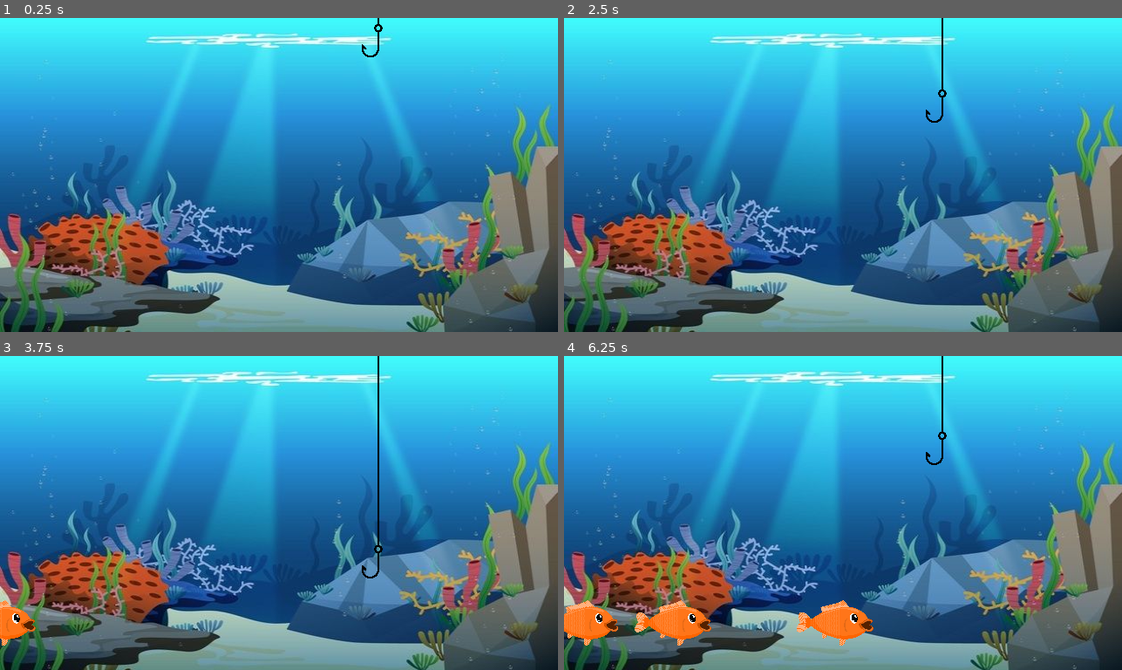
Above: before the commit, frames 1-4 (two rows, left to right).
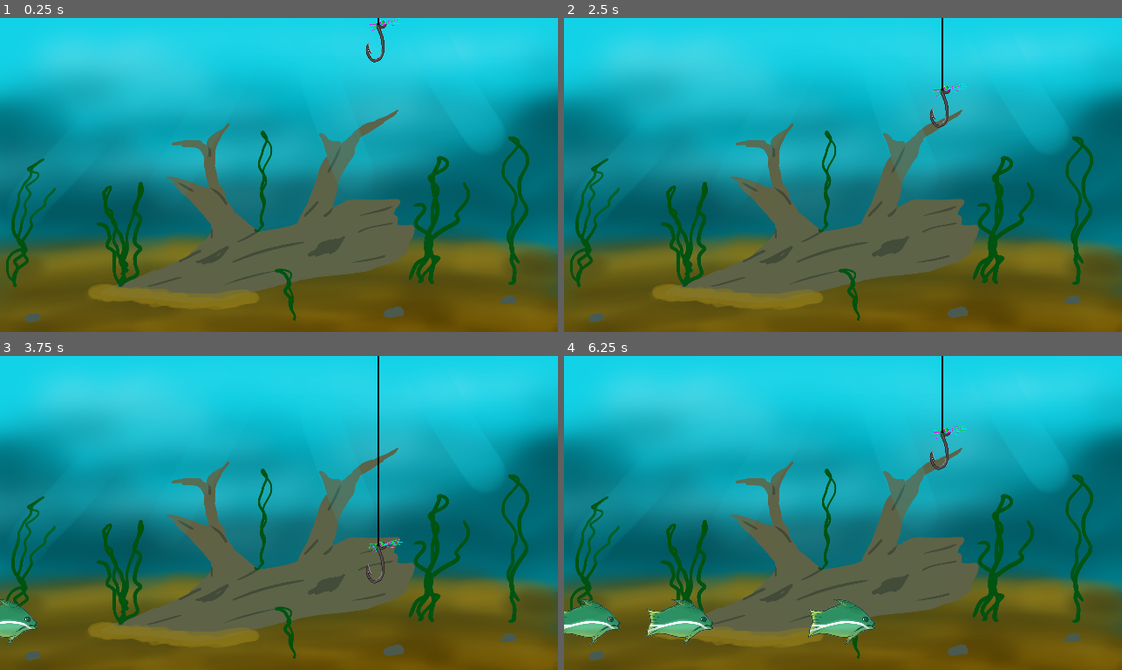
Above: after the commit, the same moments.

Repository: CSI-280-Fish-Game/Fish-Game
Game: Godot game, scene res://Main.tscn
Same seed, same stepped clock (60 frames per second), same inputs: the game is played once before the commit and once after it.
Inputs (mouse positions are in pixels of both pictures, inside the frame that each line leads up to):
- Up to frame 1 (0.25 s): no input
- Up to frame 2 (2.5 s): move the mouse to (965, 159) at 0.52 s; tap Enter at 1.25 s; move the mouse to (731, 190) at 1.27 s; move the mouse to (898, 105) at 2.02 s
- Up to frame 3 (3.75 s): tap Space at 2.75 s; move the mouse to (251, 575) at 2.77 s; move the mouse to (446, 560) at 3.52 s
- Up to frame 4 (6.25 s): move the mouse to (675, 465) at 4.27 s; move the mouse to (870, 513) at 5.02 s; move the mouse to (759, 434) at 5.77 s

The runs differ from the first frame. In frame 1, 88% of the frame differs, in the area x 0-100%, y 0-100%; in frame 2, 88%; in frame 3, 88%; in frame 4, 88%.

Commit message:
Changed art

Diff:
--- a/Fishing Game - Godot/Main.gd
+++ b/Fishing Game - Godot/Main.gd
@@ -27,5 +27,8 @@
 	# Spawn the mob by adding it to the Main scene.
 	add_child(mob)
 
+	# bind the mob signal to the score fucntion
+	# mob.connect("catch", $UserInterface/ScoreLabel, "_fish_caught")
+
 func _on_StartTimer_timeout():
 	$MobTimer.start()
--- a/Fishing Game - Godot/Main.tscn
+++ b/Fishing Game - Godot/Main.tscn
@@ -1,9 +1,10 @@
-[gd_scene load_steps=6 format=2]
+[gd_scene load_steps=7 format=2]
 
 [ext_resource path="res://Player.tscn" type="PackedScene" id=1]
 [ext_resource path="res://Mob.tscn" type="PackedScene" id=2]
 [ext_resource path="res://Main.gd" type="Script" id=3]
-[ext_resource path="res://water_background.jpg" type="Texture" id=4]
+[ext_resource path="res://Art/lake fishing.png" type="Texture" id=4]
+[ext_resource path="res://ScoreLabel.gd" type="Script" id=5]
 
 [sub_resource type="Curve2D" id=1]
 _data = {
@@ -39,5 +40,17 @@
 
 [node name="StartTimer" type="Timer" parent="."]
 
+[node name="UserInterFace" type="Control" parent="."]
+margin_right = 80.0
+margin_bottom = 41.0
+
+[node name="ScoreLabel" type="Label" parent="UserInterFace"]
+margin_left = 22.0
+margin_top = 16.0
+margin_right = 76.0
+margin_bottom = 30.0
+custom_colors/font_color = Color( 0.168627, 0.0156863, 0.0156863, 1 )
+script = ExtResource( 5 )
+
 [connection signal="timeout" from="MobTimer" to="." method="_on_MobTimer_timeout"]
 [connection signal="timeout" from="StartTimer" to="." method="_on_StartTimer_timeout"]
--- a/Fishing Game - Godot/Mob.gd
+++ b/Fishing Game - Godot/Mob.gd
@@ -1,4 +1,8 @@
 extends RigidBody2D
+
+# signal for score
+var score = 0
+# signal
 
 # Called when mob node enters scene for first time.
 func _ready():
@@ -12,4 +16,9 @@
 
 func _caught():
 	print("I've been caught!")  # confirms collision
-	# Increment score in here:
+	_score()
+	# emit_signal("catch")  # increment score
+
+func _score():
+	score += 1
+	print("Score: %s" % score)
--- a/Fishing Game - Godot/Mob.tscn
+++ b/Fishing Game - Godot/Mob.tscn
@@ -1,6 +1,6 @@
 [gd_scene load_steps=5 format=2]
 
-[ext_resource path="res://fish_mob.png" type="Texture" id=1]
+[ext_resource path="res://Art/Round Fish.png" type="Texture" id=1]
 [ext_resource path="res://Mob.gd" type="Script" id=2]
 
 [sub_resource type="SpriteFrames" id=1]
@@ -25,7 +25,8 @@
 }
 
 [node name="AnimatedSprite" type="AnimatedSprite" parent="."]
-scale = Vector2( 0.05, 0.05 )
+position = Vector2( 4, 0 )
+scale = Vector2( 0.2, 0.2 )
 frames = SubResource( 1 )
 flip_h = true
 
--- a/Fishing Game - Godot/Player.tscn
+++ b/Fishing Game - Godot/Player.tscn
@@ -1,6 +1,6 @@
 [gd_scene load_steps=5 format=2]
 
-[ext_resource path="res://fish_hook.png" type="Texture" id=1]
+[ext_resource path="res://Art/fish_hook_1.png" type="Texture" id=1]
 [ext_resource path="res://Player.gd" type="Script" id=2]
 
 [sub_resource type="SpriteFrames" id=1]
@@ -24,9 +24,9 @@
 }
 
 [node name="AnimatedSprite" type="AnimatedSprite" parent="."]
+position = Vector2( 30, 6 )
 scale = Vector2( 0.15, 0.15 )
 frames = SubResource( 1 )
-flip_h = true
 
 [node name="CollisionShape2D" type="CollisionShape2D" parent="."]
 position = Vector2( -4, 22 )
--- /dev/null
+++ b/Fishing Game - Godot/ScoreLabel.gd
@@ -0,0 +1,10 @@
+extends Label
+
+# Declare member variables here.
+var score = 0
+
+# Called when the node enters the scene tree for the first time.
+func _fish_caught():
+	print("Here")
+	score += 1
+	text = "Score: %s" % score
--- a/Fishing Game - Godot/project.godot
+++ b/Fishing Game - Godot/project.godot
@@ -12,7 +12,11 @@
 
 config/name="Fishing Game"
 run/main_scene="res://Main.tscn"
-config/icon="res://icon.png"
+config/icon="res://Art/icon.png"
+
+[autoload]
+
+Global="*res://global.gd"
 
 [display]
 
Binary file added: Fishing Game - Godot/Art/Big Fish.png
Not shown, added: Fishing Game - Godot/Art/Big Fish.png.import
Binary file added: Fishing Game - Godot/Art/Long Fish.png
Not shown, added: Fishing Game - Godot/Art/Long Fish.png.import
Binary file added: Fishing Game - Godot/Art/Round Fish.png
Not shown, added: Fishing Game - Godot/Art/Round Fish.png.import
Renamed: Fishing Game - Godot/fish_hook.png -> Fishing Game - Godot/Art/fish_hook.png
Not shown, changed: Fishing Game - Godot/Art/fish_hook.png.import
Binary file added: Fishing Game - Godot/Art/fish_hook_1.png
Not shown, added: Fishing Game - Godot/Art/fish_hook_1.png.import
Renamed: Fishing Game - Godot/fish_mob.png -> Fishing Game - Godot/Art/fish_mob.png
Not shown, changed: Fishing Game - Godot/Art/fish_mob.png.import
(and 10 more such lines)
